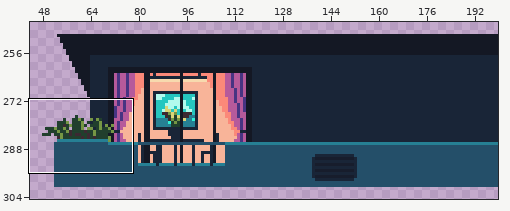
A pixel-art file gets an edit: Other/assets-working/apartments/v4-2/apartment-3.aseprite. Above, an overview of the earlier version with the close-up marked.
Close-up. As it was:
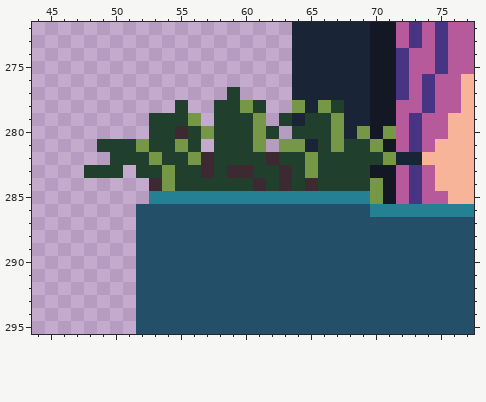
200x650 pixels, 1 frame. Shown: x 44..77, y 272..295. The wide view leaves out empty margins.
The same view after the edit:
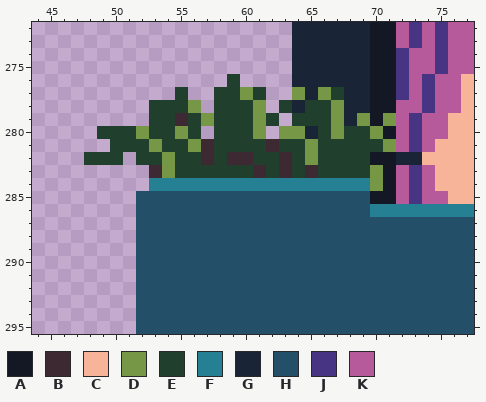
Palette (. is transparent): A #141824  B #3c2932  C #f8b499  D #769745  E #213f2d  F #268094  G #192537  H #244f69  J #473482  K #b65a9b
What changed:
Layer "Balcony":
Colour A replaces colour D in row 280 at x 71; in row 282 at x 71; in row 285 at x 70.
Colour A replaces colour E in row 282 at x 70.
Colour B is added in row 281 at x 57 and 62.
Colour B replaces colour D in row 283 at x 65.
Colour B replaces colour E in row 279 at x 55; in row 282 at x 59 to 60 and 63; in row 283 at x 53 and 61.
Colour D is added in row 277 at x 60; in row 278 at x 56; in row 279 at x 57; in row 280 at x 52 and 63.
Colour D replaces colour A in row 279 at x 71; in row 280 at x 70; in row 281 at x 71; in row 283 at x 70.
Colour D replaces colour B in row 280 at x 55.
Colour D replaces colour E in row 278 at x 61 and 67; in row 280 at x 64; in row 281 at x 53 and 56; in row 282 at x 54.
Colour D replaces colour G in row 277 at x 64 and 66; in row 279 at x 69; in row 281 at x 65.
Colour E is added in row 276 at x 59; in row 277 at x 55, 58 and 61; in row 278 at x 53 to 54 and 63; in row 279 at x 62; in row 280 at x 49 to 51; in row 282 at x 48 to 49.
Colour E replaces colour B in row 282 at x 62; in row 283 at x 57 and 59 to 60.
Colour E replaces colour D in row 278 at x 60 and 66; in row 279 at x 56; in row 280 at x 69; in row 281 at x 52, 55, 61, 63 to 64, 67 and 70; in row 282 at x 53 and 56.
Colour E replaces colour G in row 277 at x 67; in row 278 at x 65; in row 279 at x 64; in row 280 at x 68.
Colour F replaces colour B in row 284 at x 53, 61, 63 and 65.
Colour F replaces colour D in row 284 at x 54.
Colour F replaces colour E in row 284 at x 55 to 60, 62, 64 and 66 to 69.
Colour G replaces colour D in row 278 at x 64.
Colour G replaces colour E in row 280 at x 65.
Colour H is added in row 285 at x 52.
Colour H replaces colour F in row 285 at x 53 to 69.
Colour D is removed in row 280 at x 57.
Colour E is removed in row 279 at x 63; in row 280 at x 62; in row 281 at x 49; in row 282 at x 51; in row 283 at x 48 to 50 and 52.
Boxes around the changes in both close-ups, in picture pixels (x1, y1, x2, y2):
changed: (84, 74, 396, 204)
